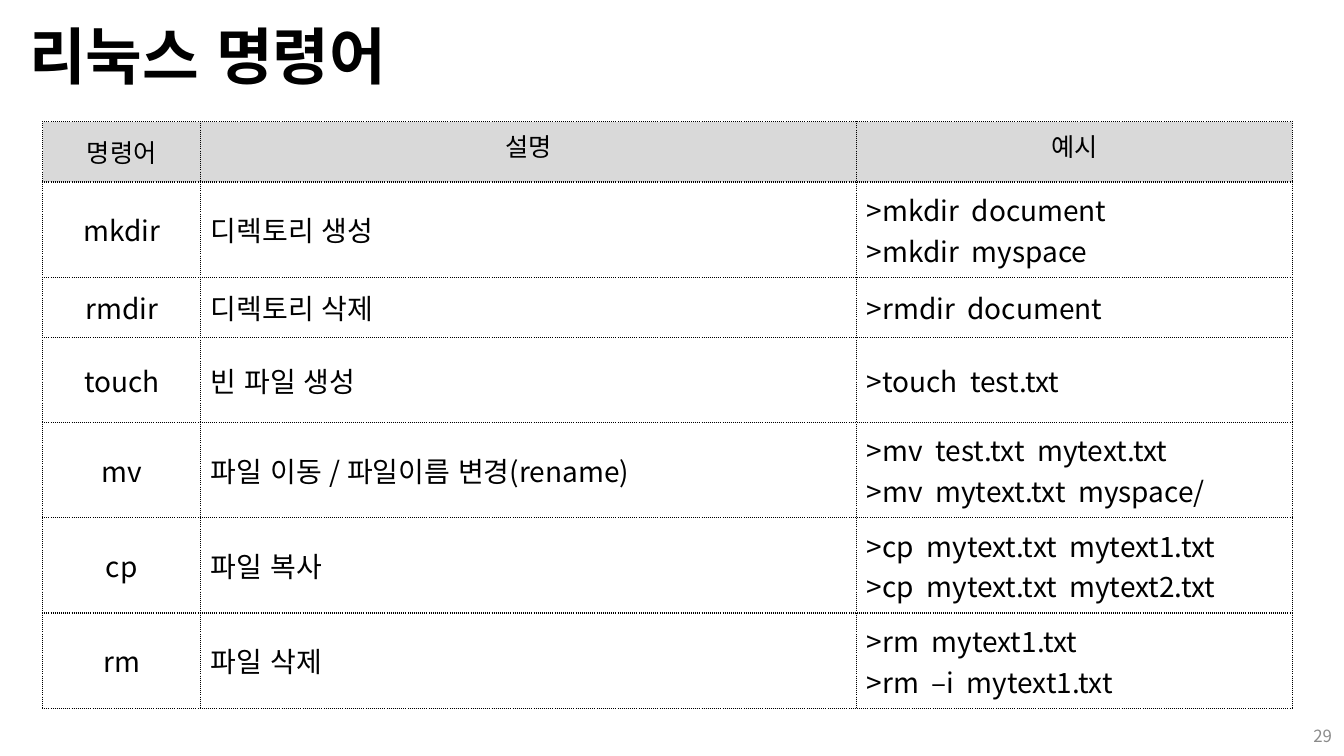
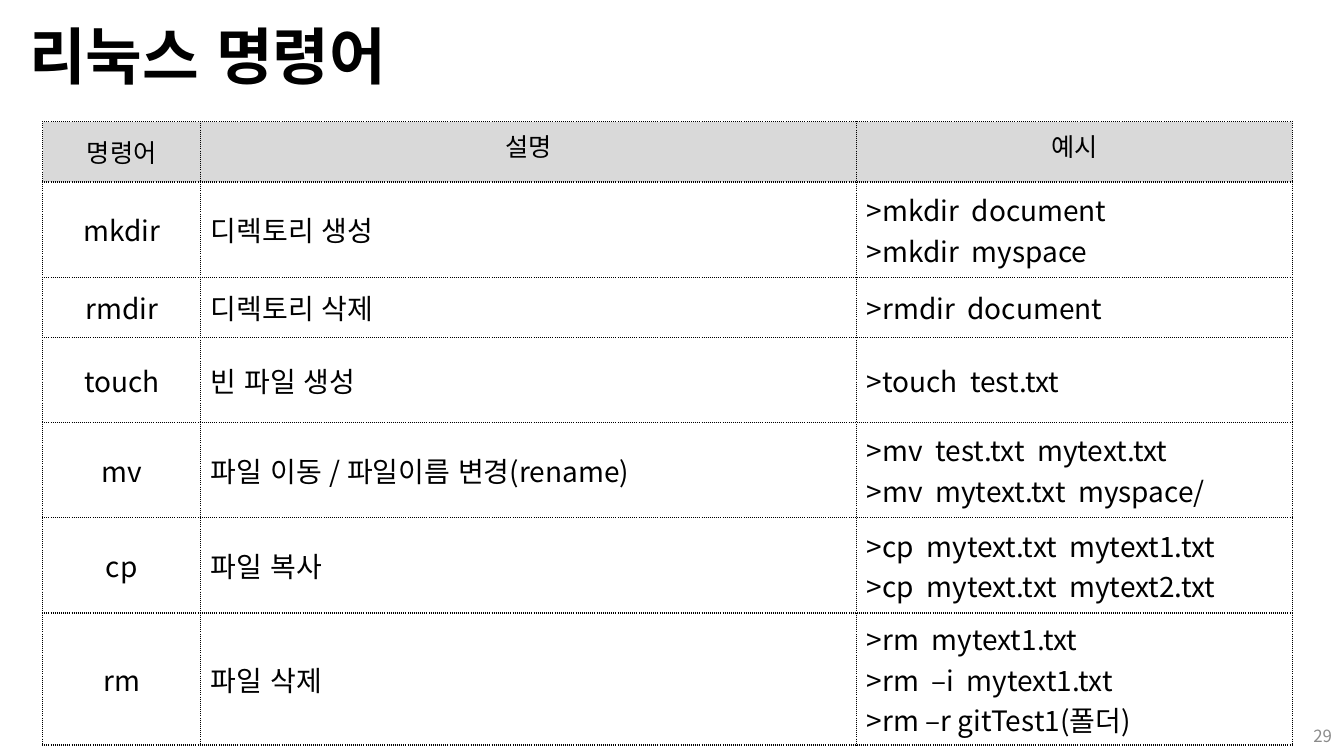
Before and after one commit to Open-Source-Programming/OpenSource-Lec, a slide deck: slide 29 of 01-linux.pptx. Drawn at 1344x756 pixels with LibreOffice and Linux fonts; fonts in the diff are those of the drawing. Boxes give left, top, right and bottom in pixels: in the first picture for what was removed or moved away, otherwise in the second. Text is boxed around its words. In the diff, an @@ line names an element or a change of style, - is before the commit and + after.

```diff
--- a/01-linux.pptx
+++ b/01-linux.pptx
@@ table at <box>42,122,1293,742</box> @@
-row 7, column 3: >rm mytext1.txt / >rm –i mytext1.txt
+row 7, column 3: >rm mytext1.txt / >rm –i mytext1.txt / >rm –r gitTest1(폴더)
```
Also in this commit, not shown: 5 other slides changed.
